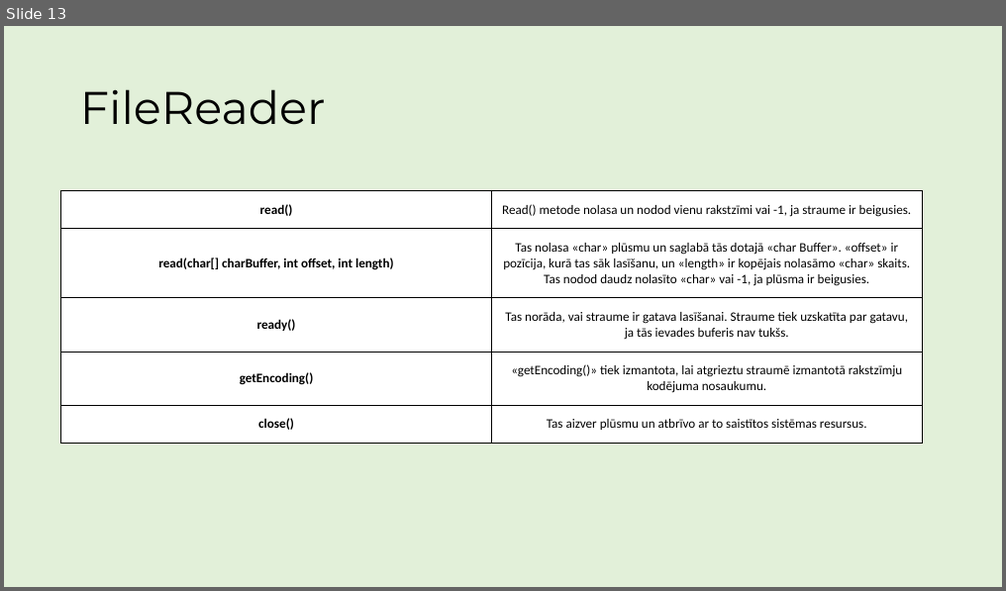
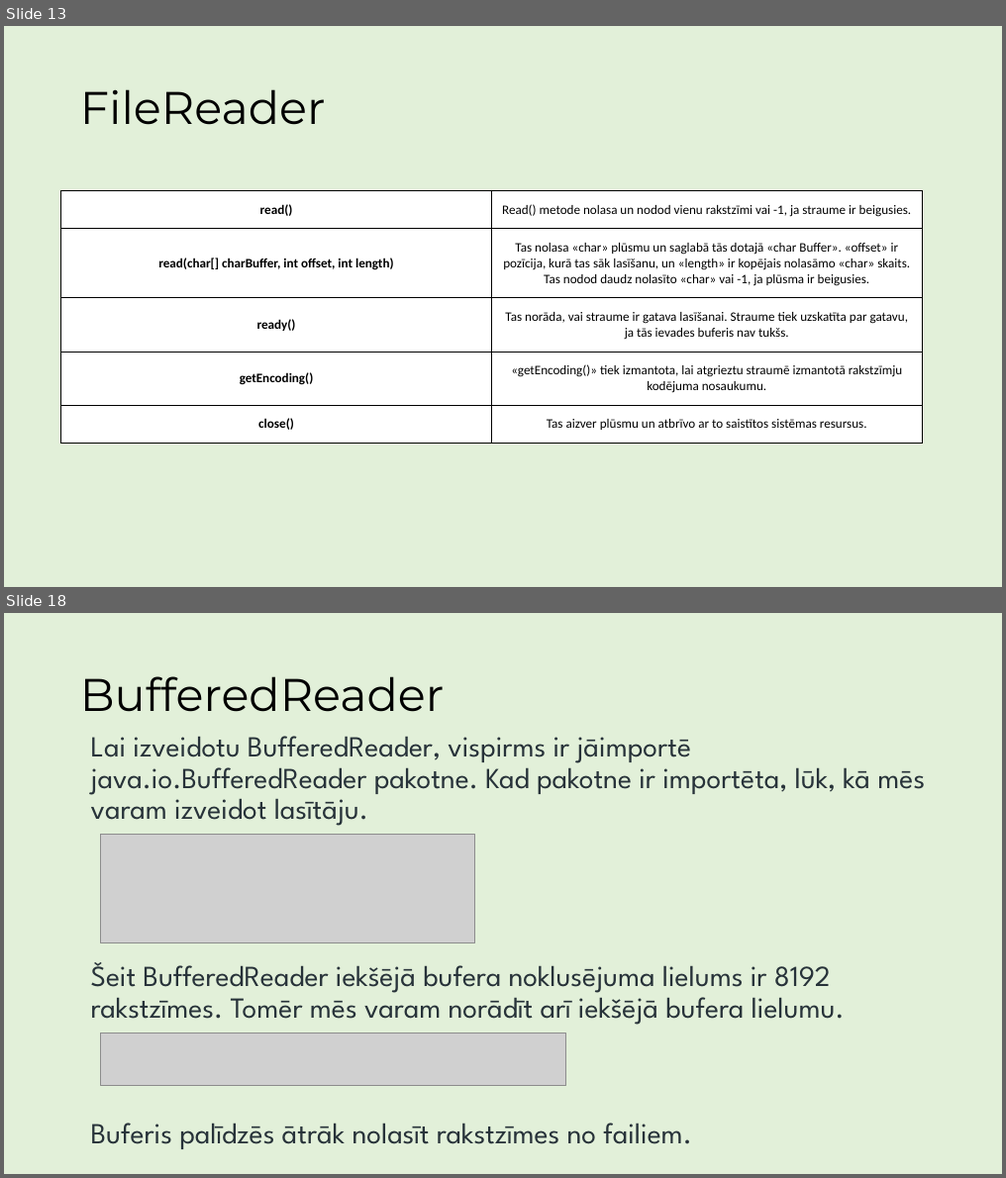
Before and after one commit to ricciss/TekstaDatnes, a slide deck: MacibuMaterials.pptx. Shown one above the other, each under a label of ours: slide 13 before the commit, slides 13 and 18 after it; the slides between them are not shown. The pictures are 1006x591 and 1006x1178 pixels, drawn with LibreOffice and Linux fonts; fonts in the diff are those of the drawing; grey boxes stand for pictures. Boxes give left, top, right and bottom in pixels: in the first picture for what was removed or moved away, otherwise in the second. Text is boxed around its words. In the diff, an @@ line names an element or a change of style, - is before the commit and + after.

Commit message:
Pievienota informācija par bufferedReader

```diff
--- a/MacibuMaterials.pptx
+++ b/MacibuMaterials.pptx
@@ slide 18 added at (4,613,1002,1174), background #E2F0D9 @@
@@ title added at (80,676,445,712), 44 pt, text #000000 @@
+BufferedReader
@@ text added at (91,736,925,1150), 28 pt, text #273239 @@
+Lai izveidotu BufferedReader, vispirms ir jāimportē java.io.BufferedReader pakotne. Kad pakotne ir importēta, lūk, kā mēs varam izveidot lasītāju.
+Šeit BufferedReader iekšējā bufera noklusējuma lielums ir 8192 rakstzīmes. Tomēr mēs varam norādīt arī iekšējā bufera lielumu.
+Buferis palīdzēs ātrāk nolasīt rakstzīmes no failiem.
@@ picture added at (100,835,474,943) @@
@@ picture added at (100,1033,566,1086) @@
```
Also in this commit, not shown: 1 slide changed, 6 other slides added, 1 slide removed.
